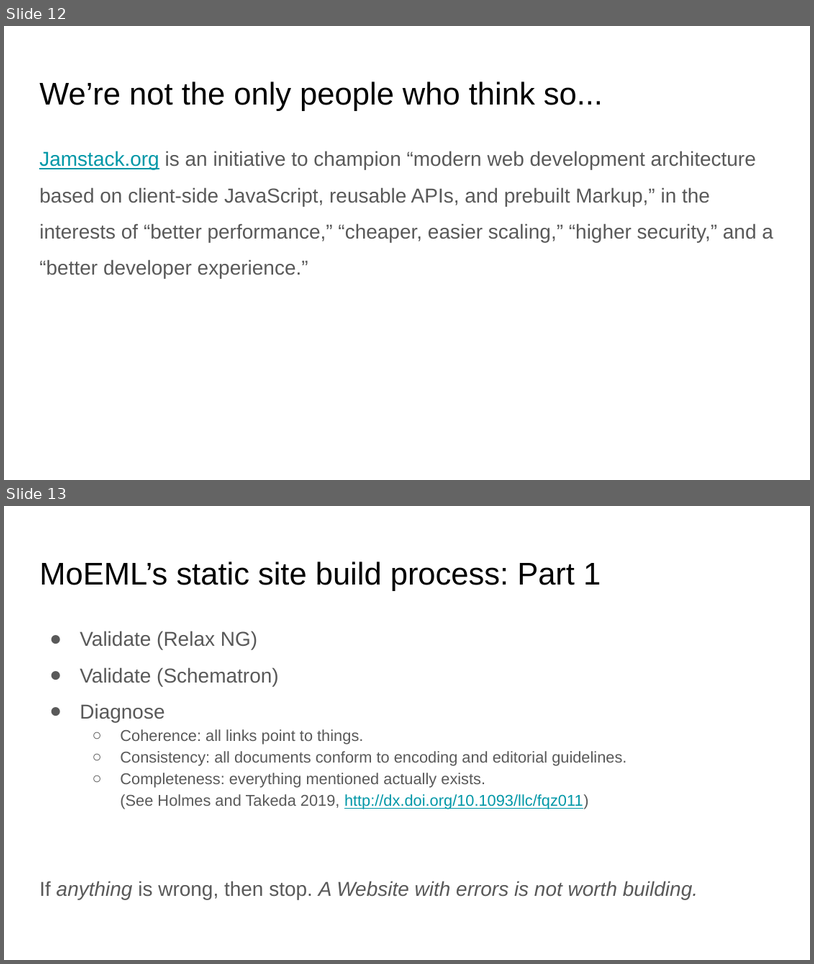
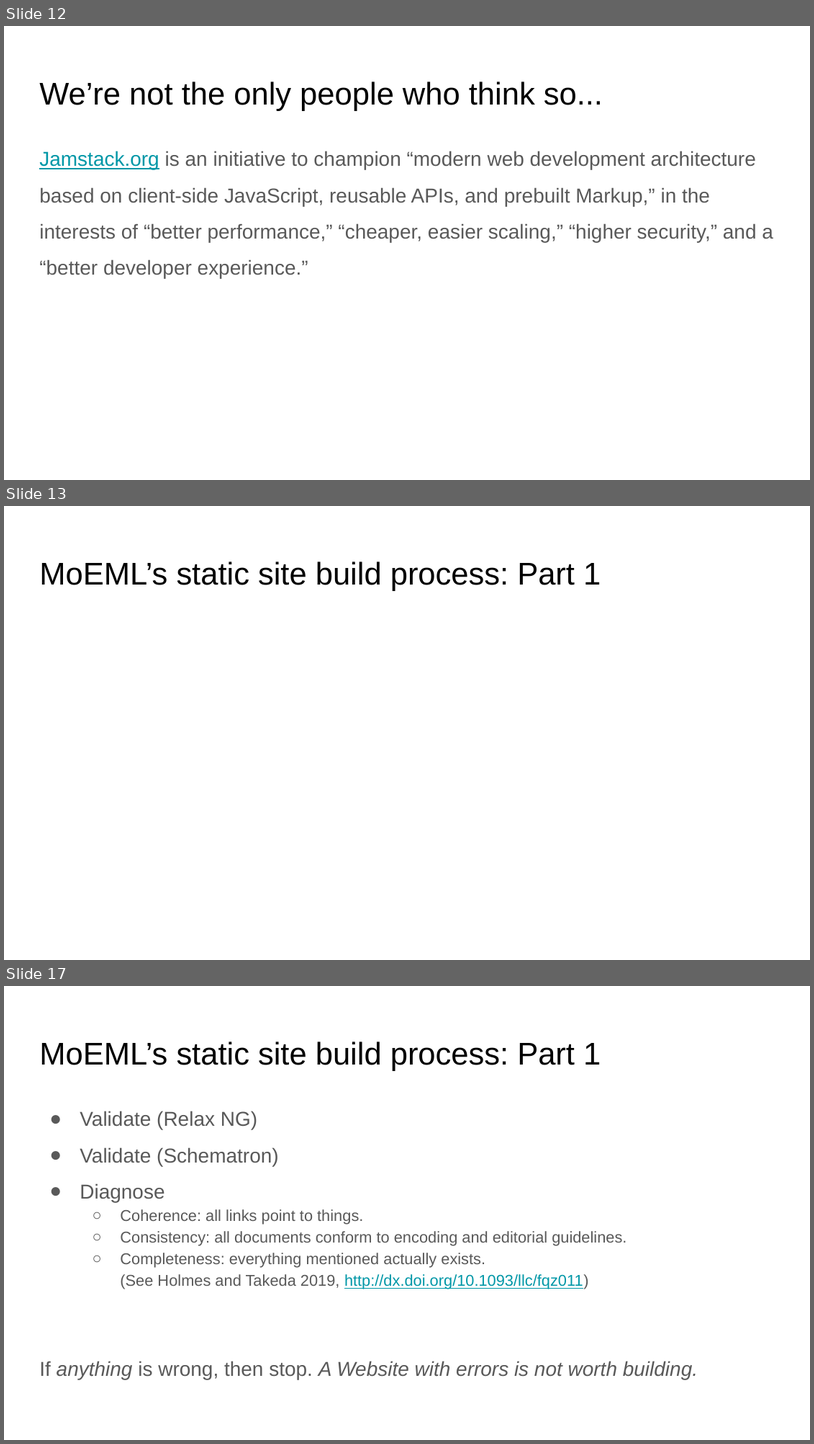
Before and after one commit to projectEndings/Endings, a slide deck: presentations/tei_2019/thePrefabricatedWebsite.odp. Shown one above the other, each under a label of ours: slides 12 and 13 before the commit, slides 12, 13 and 17 after it; the slides between them are not shown. The pictures are 814x964 and 814x1444 pixels, drawn with LibreOffice and Linux fonts; fonts in the diff are those of the drawing; background and template pictures are left out. Boxes give left, top, right and bottom in pixels: in the first picture for what was removed or moved away, otherwise in the second. Text is boxed around its words. In the diff, an @@ line names an element or a change of style, - is before the commit and + after.

```diff
--- a/presentations/tei_2019/thePrefabricatedWebsite.odp
+++ b/presentations/tei_2019/thePrefabricatedWebsite.odp
@@ slide 13 added at (x1=4, y1=506, x2=810, y2=960), background #FFFFFF @@
@@ title added at (x1=39, y1=561, x2=601, y2=591), 28 pt, text #000000 @@
+MoEML’s static site build process: Part 1
@@ what was slide 13 is now slide 17 @@
```
Also in this commit, not shown: 4 slides changed, 14 other slides added, 2 other files.
